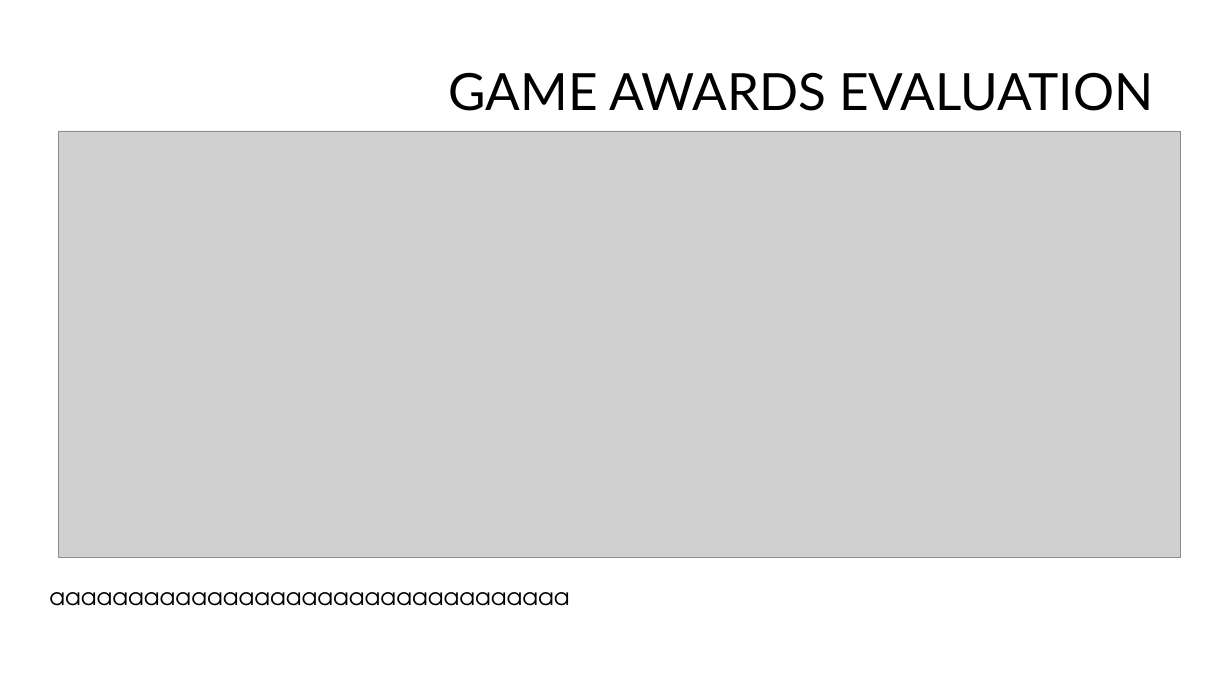
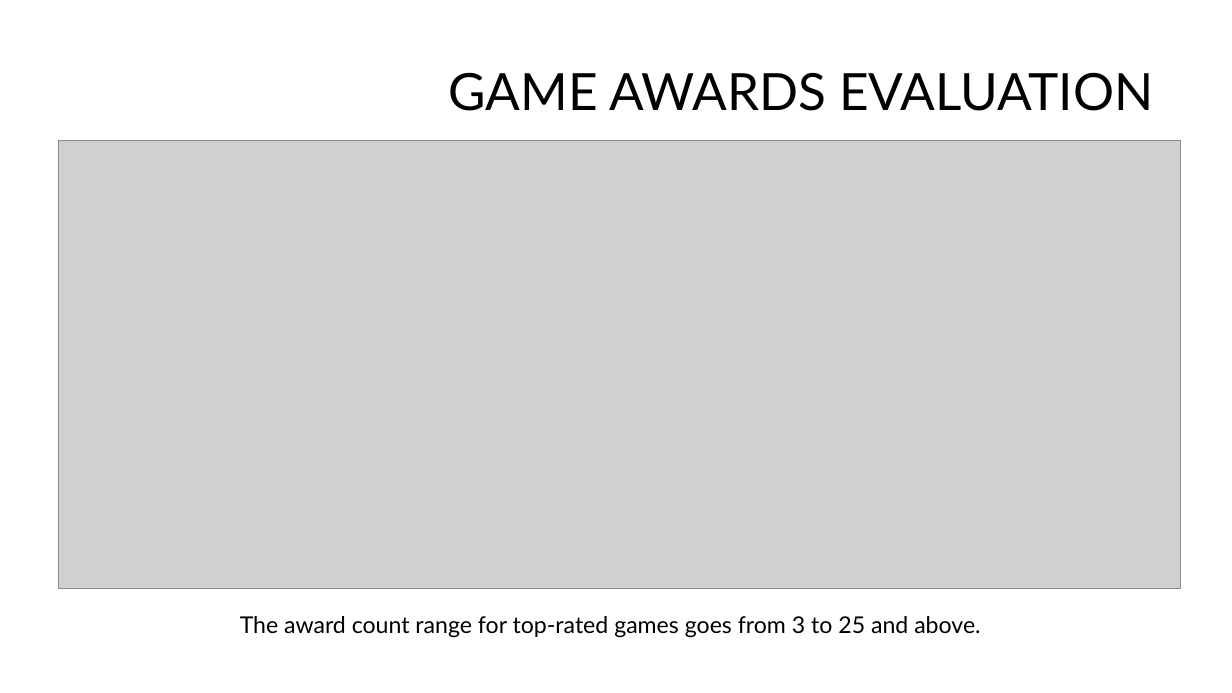
Before and after one commit to suhitasva/Python_EDA_Project_SVA, a slide deck: slide 11 of Boardgame_analysis_presentation.pptx. Drawn at 1232x693 pixels with LibreOffice and Linux fonts; fonts in the diff are those of the drawing; grey boxes stand for pictures; background and template pictures are left out. Boxes give left, top, right and bottom in pixels: in the first picture for what was removed or moved away, otherwise in the second. Text is boxed around its words. In the diff, an @@ line names an element or a change of style, - is before the commit and + after.

Commit message:
Slides created for genre and playing time evaluation, takeaways and future work

```diff
--- a/Boardgame_analysis_presentation.pptx
+++ b/Boardgame_analysis_presentation.pptx
@@ picture: place and size @@
-picture at [59,131,1181,557]
+picture at [59,140,1181,589]
@@ text at [240,616,980,638]: text changed; font TeX Gyre Adventor to Lato @@
-aaaaaaaaaaaaaaaaaaaaaaaaaaaaaaaaa
+The award count range for top-rated games goes from 3 to 25 and above.
```
Also in this commit, not shown: 7 other slides changed, 7 slides added.
